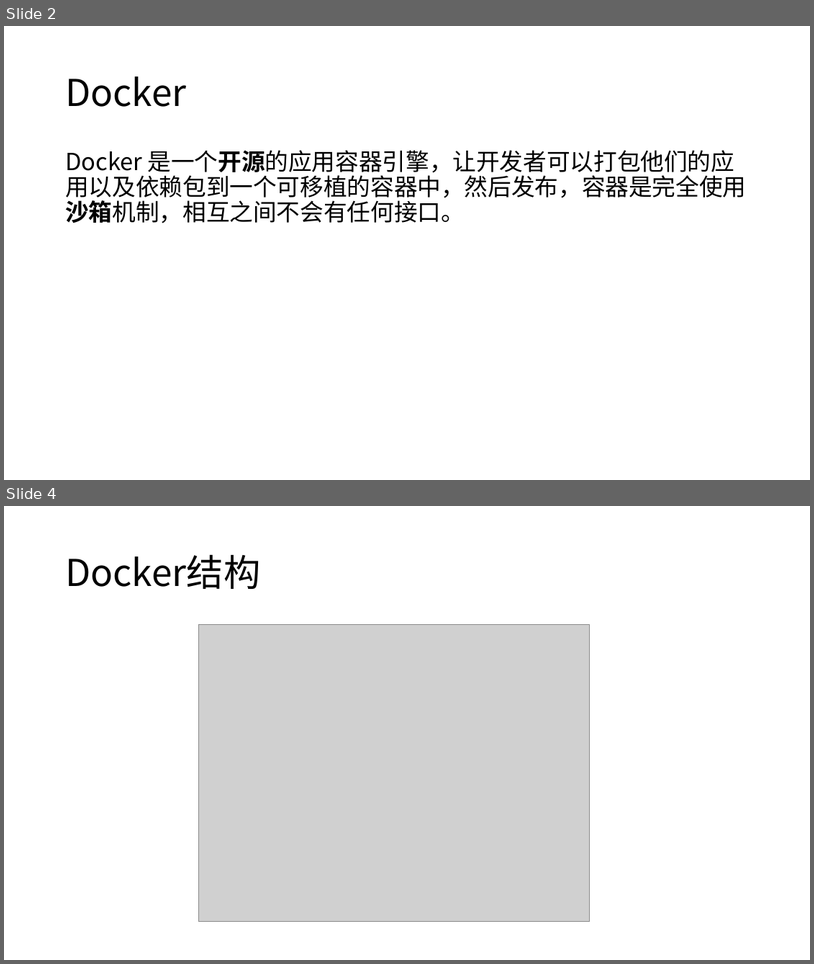
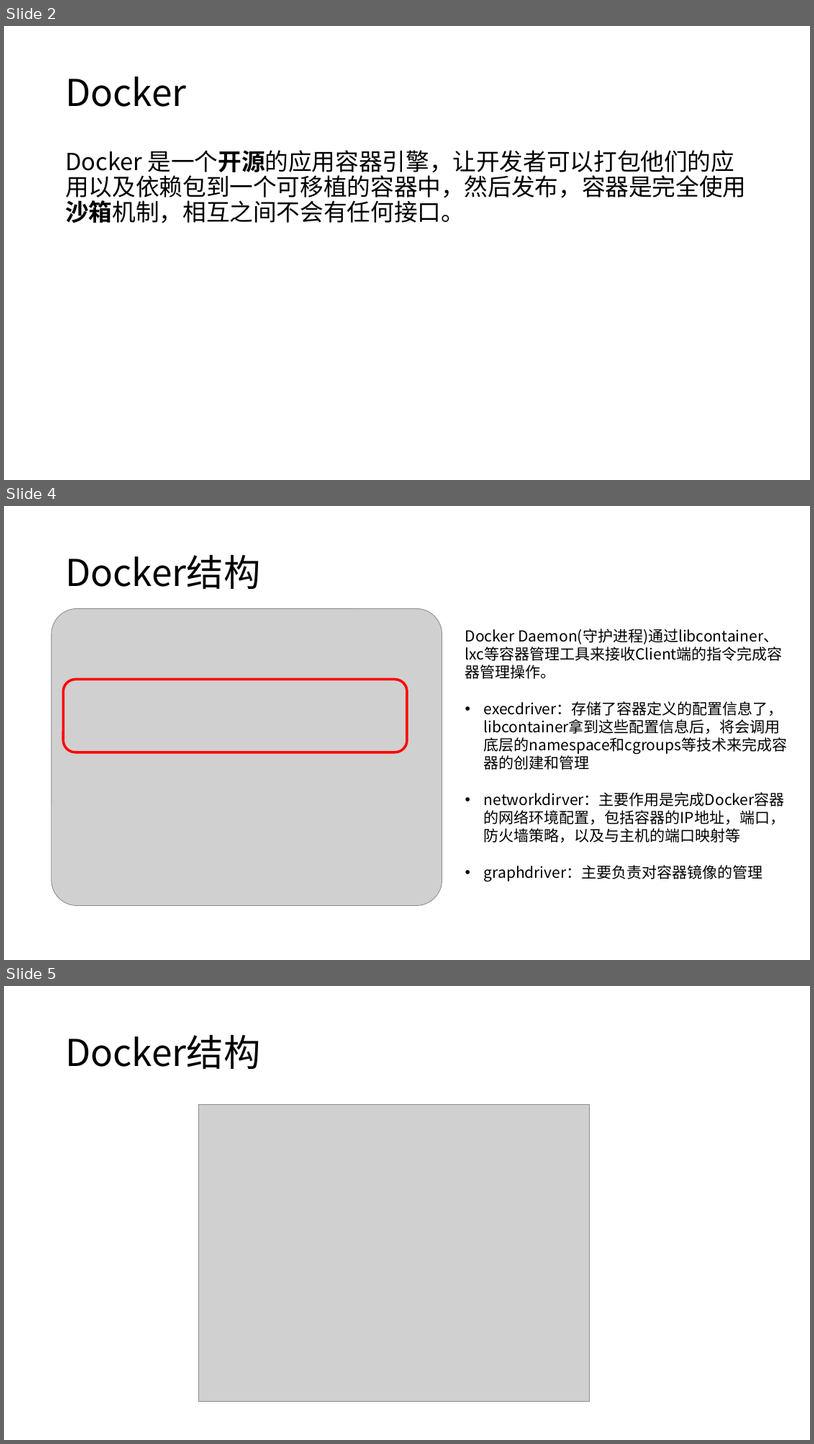
Before and after one commit to axzxs2001/Asp.NetCoreExperiment, a slide deck: Asp.NetCoreExperiment/kubernetes/kubernetes.pptx. Shown one above the other, each under a label of ours: slides 2 and 4 before the commit, slides 2, 4 and 5 after it; the slides between them are not shown. The pictures are 814x964 and 814x1444 pixels, drawn with LibreOffice and Linux fonts; fonts in the diff are those of the drawing; grey boxes stand for pictures; background and template pictures are left out. Boxes give left, top, right and bottom in pixels: in the first picture for what was removed or moved away, otherwise in the second. Text is boxed around its words. In the diff, an @@ line names an element or a change of style, - is before the commit and + after.

Commit message:
kubernetes ppt docker

```diff
--- a/Asp.NetCoreExperiment/kubernetes/kubernetes.pptx
+++ b/Asp.NetCoreExperiment/kubernetes/kubernetes.pptx
@@ slide 4 added at (4, 506, 810, 960), background #FFFFFF @@
@@ title added at (65, 554, 260, 589), 44 pt, text #000000 @@
+Docker结构
@@ picture added at (52, 609, 442, 906) @@
@@ text added at (466, 628, 787, 881), 18 pt, text #000000 @@
+Docker Daemon(守护进程)通过libcontainer、lxc等容器管理工具来接收Client端的指令完成容器管理操作。
+• execdriver：存储了容器定义的配置信息了，libcontainer拿到这些配置信息后，将会调用底层的namespace和cgroups等技术来完成容器的创建和管理
+• networkdirver：主要作用是完成Docker容器的网络环境配置，包括容器的IP地址，端口，防火墙策略，以及与主机的端口映射等
+• graphdriver：主要负责对容器镜像的管理
@@ rounded rectangle added at (63, 679, 407, 752), outline #FF0000 3 pt @@
@@ what was slide 4 is now slide 5 @@
```
Also in this commit, not shown: 13 slides changed, 3 other slides added, 1 slide removed.
